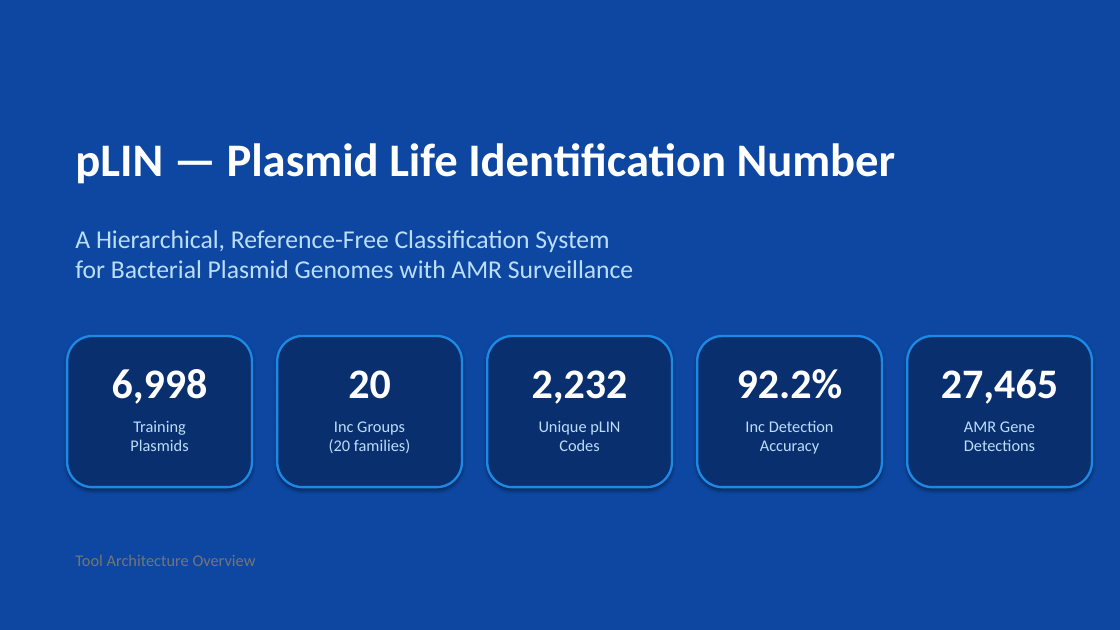
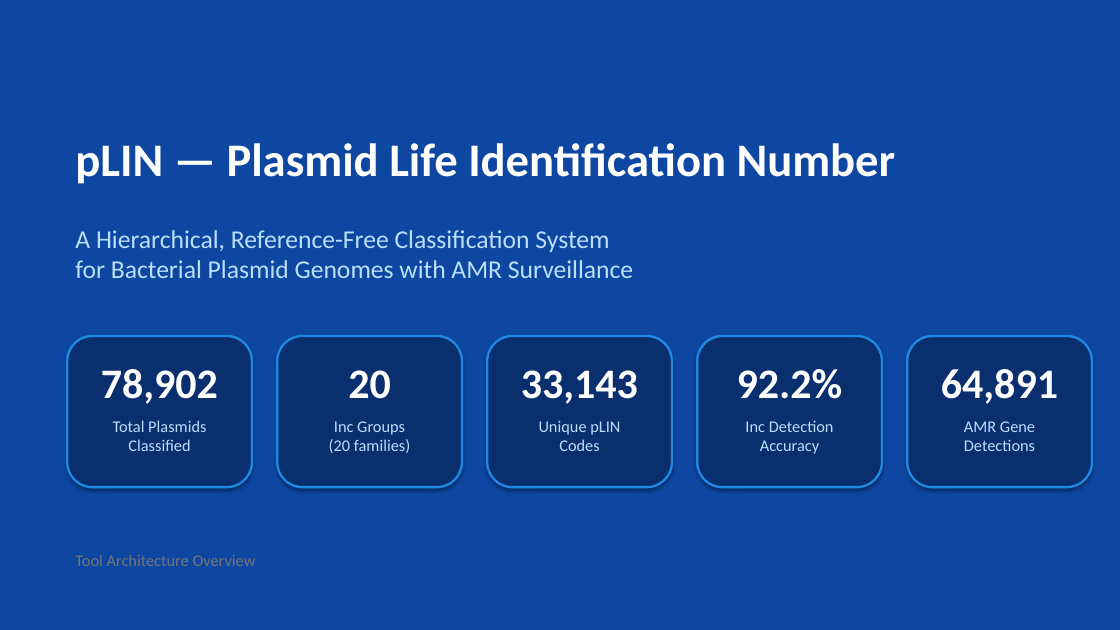
Before and after one commit to xavierbasilbritto-hub/pLIN-plasmid-classification, a slide deck: slide 1 of output/pLIN_Tool_Architecture.pptx. Drawn at 1120x630 pixels with LibreOffice and Linux fonts; fonts in the diff are those of the drawing. Boxes give left, top, right and bottom in pixels: in the first picture for what was removed or moved away, otherwise in the second. Text is boxed around its words. In the diff, an @@ line names an element or a change of style, - is before the commit and + after.

Commit message:
Add reference database summary slide to PowerPoint (22 slides)
- New slide: "Reference Database — Full pLIN Assignment" showing:
  - 78,902 total sequences, 76,549 classified (97%), 33,143 unique pLIN codes
  - Hierarchical resolution: L1=33 to L6=33,143 clusters
  - Top 10 Inc group distribution table
  - Key stats: 78.4% singletons, largest cluster 3,035, mean 101 kb
- Updated title slide metrics: 78,902 plasmids, 33,143 pLIN codes, 64,891 AMR hits

```diff
--- a/output/pLIN_Tool_Architecture.pptx
+++ b/output/pLIN_Tool_Architecture.pptx
@@ text at [101,369,218,404]: text changed @@
-6,998
+78,902
@@ text at [521,370,638,404]: text changed @@
-2,232
+33,143
@@ text at [941,369,1058,404]: text changed @@
-27,465
+64,891
@@ text at [113,420,206,451]: text changed @@
-Training
-Plasmids
+Total Plasmids
+Classified
```
Also in this commit, not shown: 1 slide added, 1 other file.
